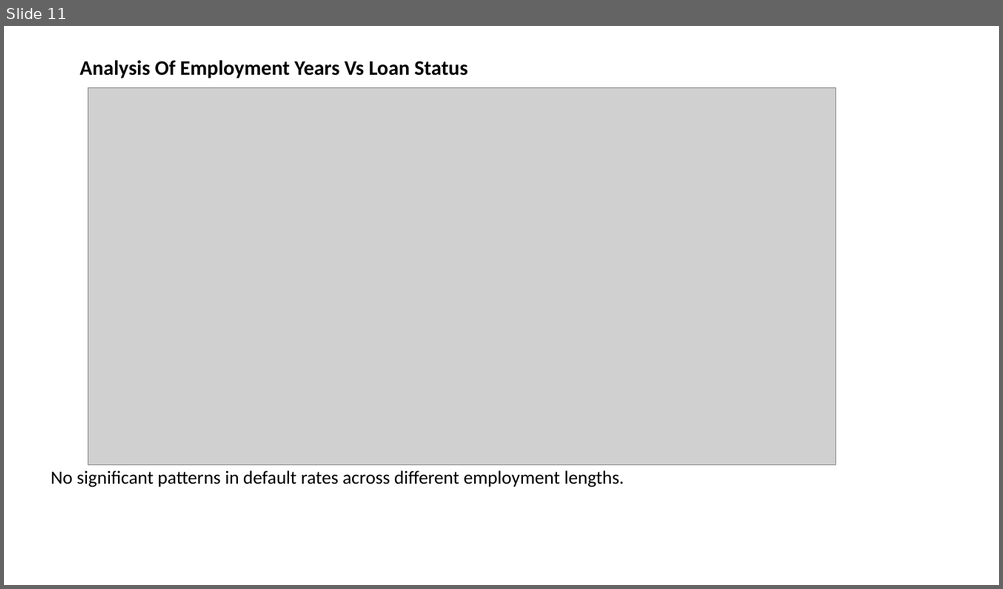
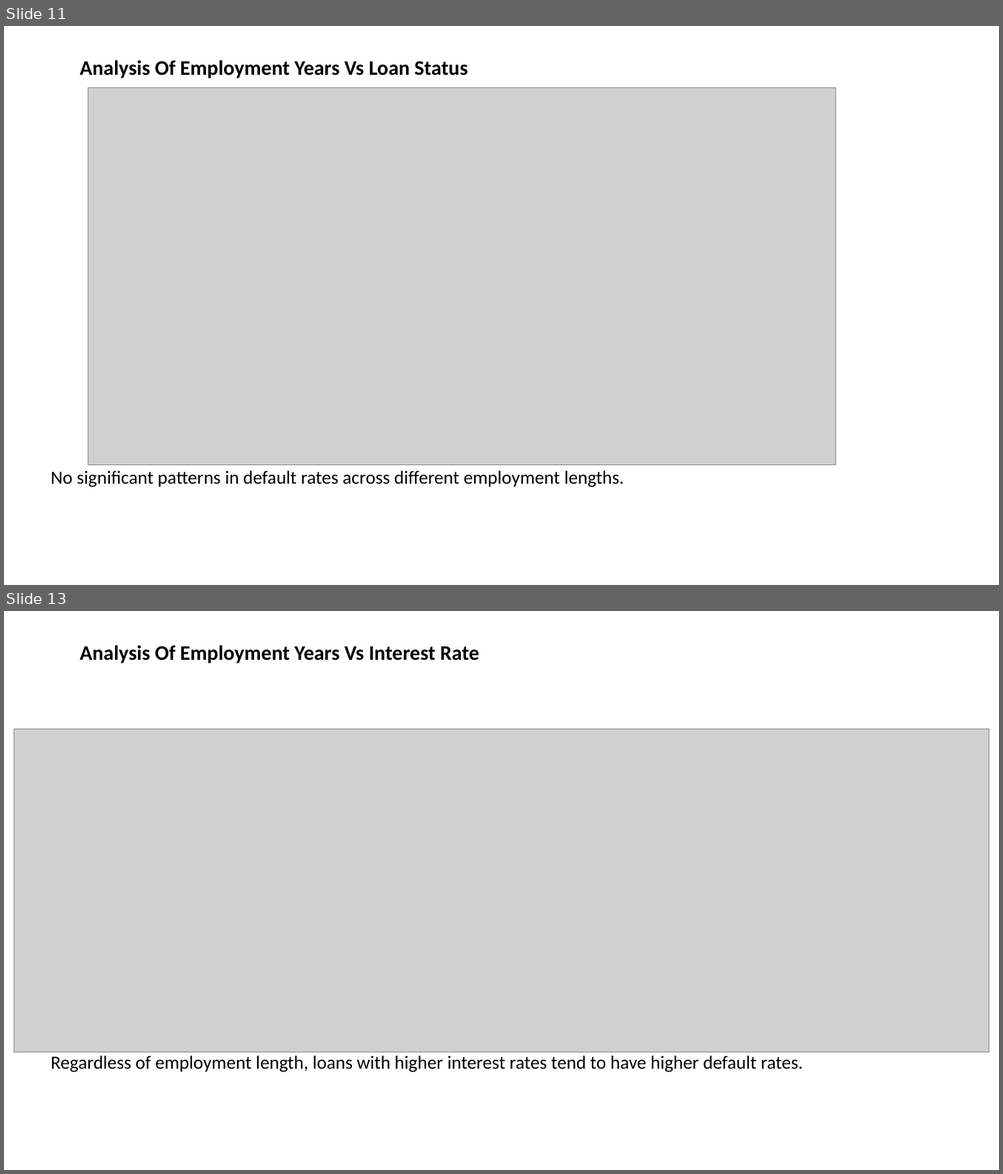
Before and after one commit to mkomera/Lending_ClubCase_Study, a slide deck: Lending_Club_Case_study.pptx. Shown one above the other, each under a label of ours: slide 11 before the commit, slides 11 and 13 after it; the slides between them are not shown. The pictures are 1003x589 and 1003x1174 pixels, drawn with LibreOffice and Linux fonts; fonts in the diff are those of the drawing; grey boxes stand for pictures. Boxes give left, top, right and bottom in pixels: in the first picture for what was removed or moved away, otherwise in the second. Text is boxed around its words. In the diff, an @@ line names an element or a change of style, - is before the commit and + after.

```diff
--- a/Lending_Club_Case_study.pptx
+++ b/Lending_Club_Case_study.pptx
@@ slide 13 added at [4, 611, 999, 1170], background #FFFFFF @@
@@ title added at [79, 645, 479, 664], 20 pt, text #000000, bold @@
+Analysis Of Employment Years Vs Interest Rate
@@ picture added at [14, 729, 989, 1053] @@
@@ text added at [51, 1056, 802, 1073], 18 pt, text #000000 @@
+Regardless of employment length, loans with higher interest rates tend to have higher default rates.
```
Also in this commit, not shown: 3 slides changed, 1 other slide added, 1 slide removed.
